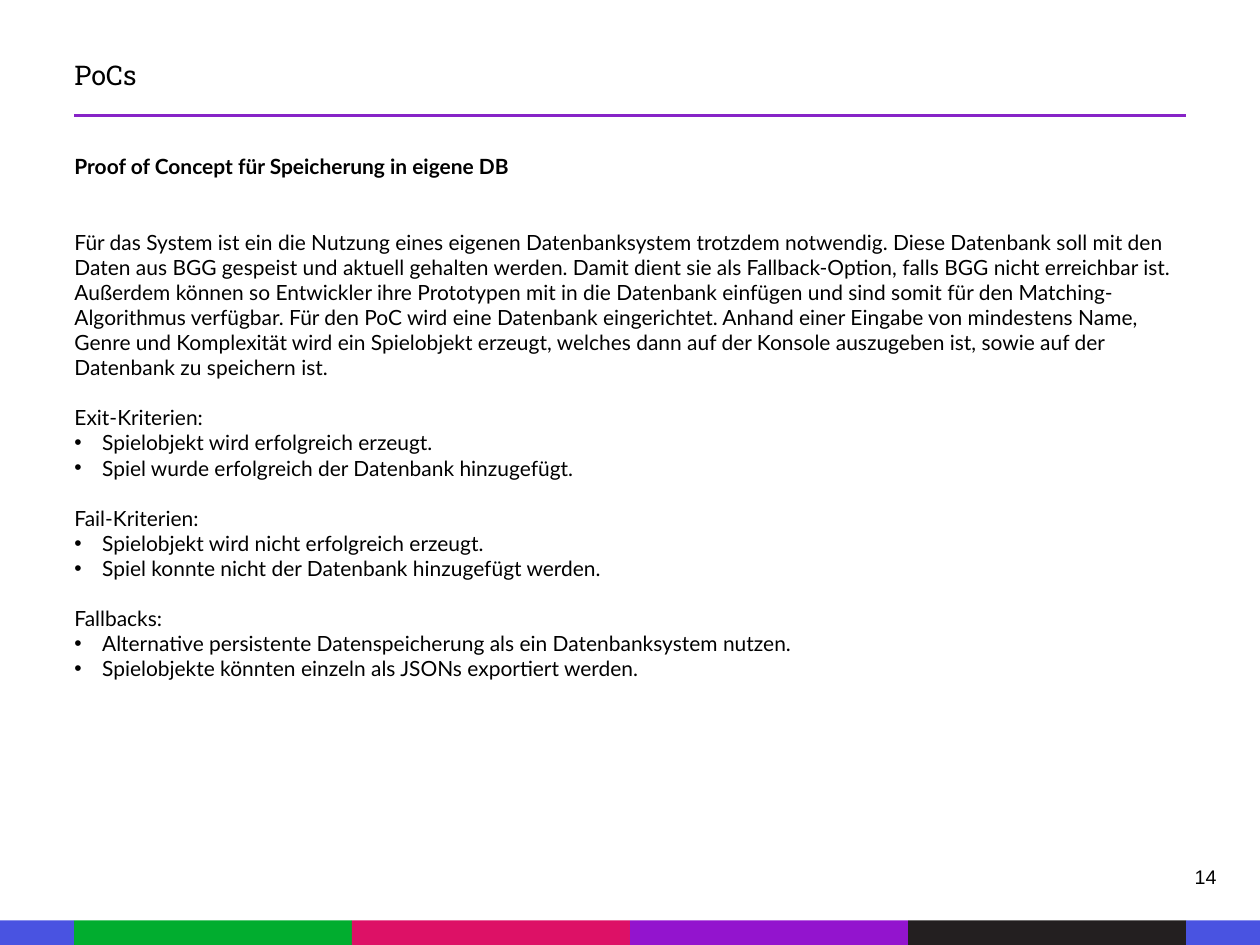
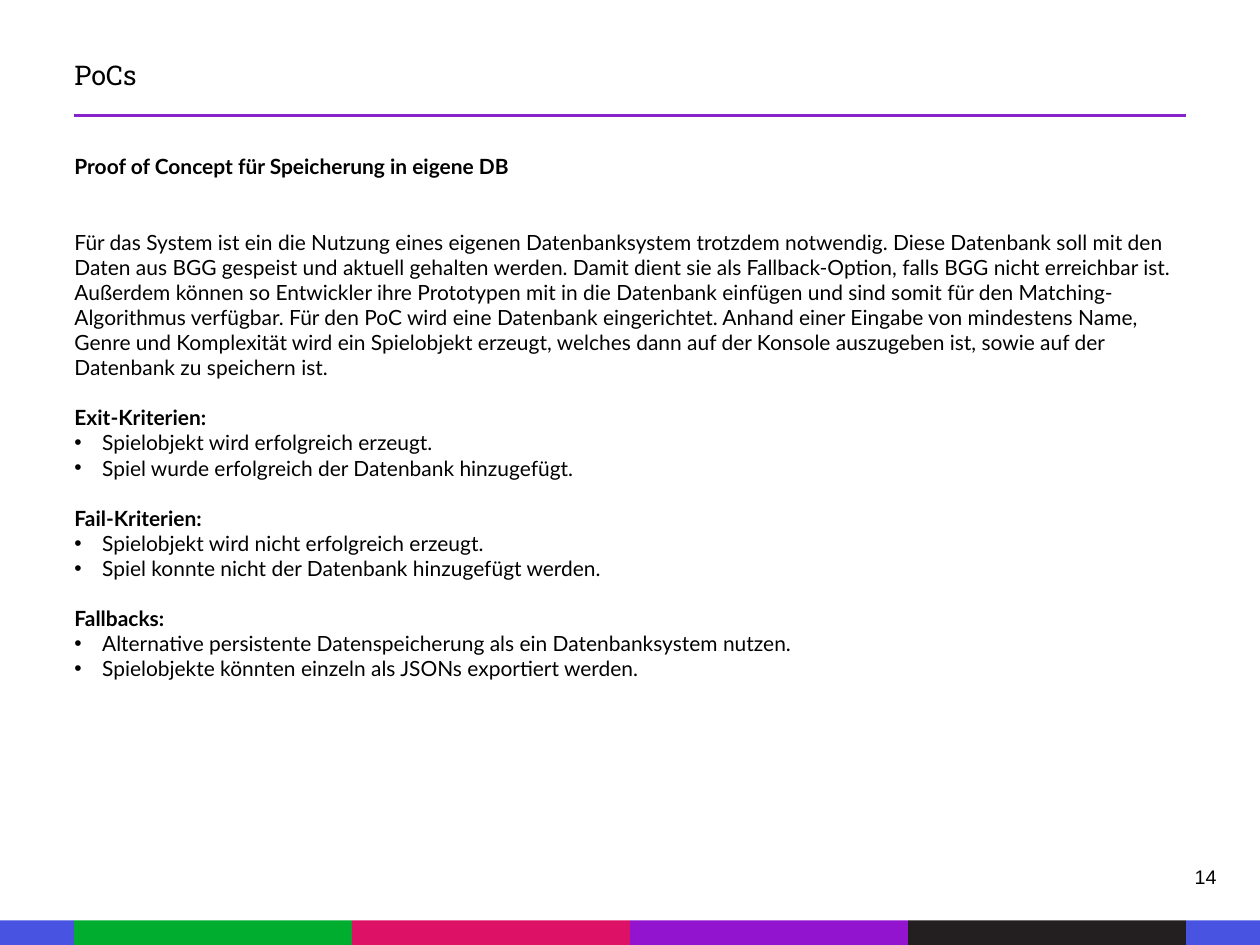
Before and after one commit to FHausen/EPWS2324HausenHeSancak, a slide deck: slide 14 of Artefakte/WS2324_HausenHeSancak_Audit2.pptx. Drawn at 1260x945 pixels with LibreOffice and Linux fonts; fonts in the diff are those of the drawing. Boxes give left, top, right and bottom in pixels: in the first picture for what was removed or moved away, otherwise in the second. Text is boxed around its words. In the diff, an @@ line names an element or a change of style, - is before the commit and + after.

```diff
--- a/Artefakte/WS2324_HausenHeSancak_Audit2.pptx
+++ b/Artefakte/WS2324_HausenHeSancak_Audit2.pptx
@@ text at <box>74,409,206,626</box>: bold on in "Exit-Kriterien:", "Fail-Kriterien:", "Fallbacks:" @@
```
Also in this commit, not shown: 4 other slides changed, 1 other file.
